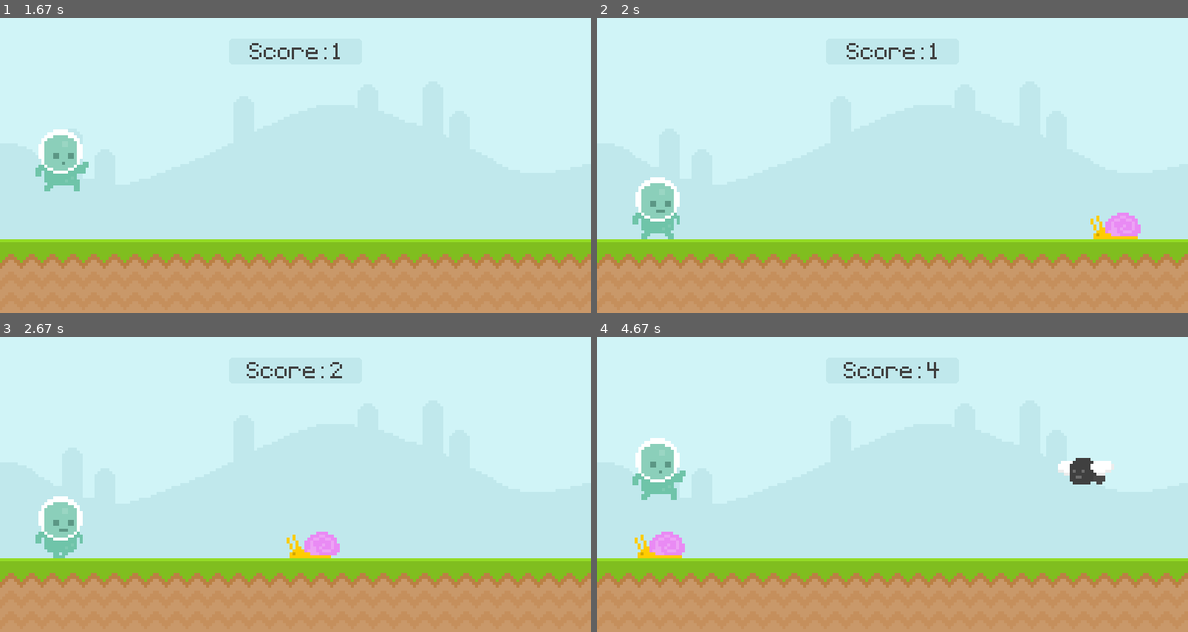
Above: before the commit, frames 1-4 (two rows, left to right).
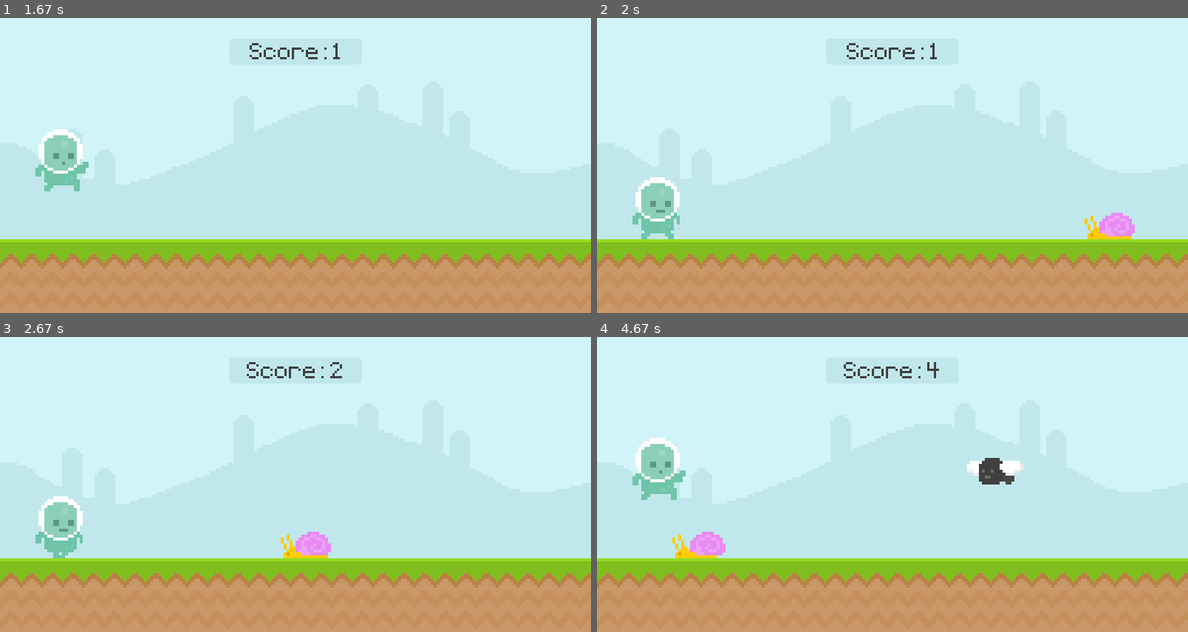
Above: after the commit, the same moments.

Repository: devloos/Python
Game: pygame game, started from projects/runner/index.py
Same seed, same stepped clock (60 frames per second), same inputs: the game is played once before the commit and once after it.
Inputs (mouse positions are in pixels of both pictures, inside the frame that each line leads up to):
- Up to frame 1 (1.67 s): tap Space at 0.33 s; click (59, 206) at 1.22 s
- Up to frame 2 (2 s): no input
- Up to frame 3 (2.67 s): tap Space at 2, 2.4 s
- Up to frame 4 (4.67 s): tap Space at 2.7, 3.23, 3.53, 4.3, 4.63 s

Frame 1 is identical in both runs. In frame 2, 0.4% of the frame differs, in the area x 82-92%, y 66-75%; in frame 3, 0.5%; in frame 4, 2.3%, in the area x 6-88%, y 41-75%.

Commit message:
introducing enemy sprite

Diff:
--- /dev/null
+++ b/projects/runner/enemy.py
@@ -0,0 +1,60 @@
+
+import pygame
+from random import randint
+from pygame.sprite import Sprite
+
+TYPE_SNAIL = 'snail'
+TYPE_FLY = 'fly'
+
+
+class Enemy(Sprite):
+    def __init__(self, type: str) -> None:
+        super().__init__()
+
+        self.frames: list[pygame.Surface] = []
+        self.frame_index = 0
+        self.type = type
+
+        y_pos = 0
+
+        if self.type == TYPE_SNAIL:
+            snail_frame_1 = pygame.image.load(
+                'graphics/snail/snail1.png').convert_alpha()
+            snail_frame_2 = pygame.image.load(
+                'graphics/snail/snail2.png').convert_alpha()
+
+            self.frames = [snail_frame_1, snail_frame_2]
+            y_pos = 300
+        elif self.type == TYPE_FLY:
+            fly_frame_1 = pygame.image.load(
+                'graphics/fly/fly1.png').convert_alpha()
+            fly_frame_2 = pygame.image.load(
+                'graphics/fly/fly2.png').convert_alpha()
+
+            self.frames = [fly_frame_1, fly_frame_2]
+            y_pos = 200
+        else:
+            raise Exception()
+
+        self.image = self.frames[self.frame_index]
+        self.rect = self.image.get_rect(bottomleft=(randint(800, 1000), y_pos))
+
+    def update_animation(self):
+        if self.type == TYPE_SNAIL:
+            self.frame_index += 0.06
+        elif self.type == TYPE_FLY:
+            self.frame_index += 0.2
+
+        self.image = self.frames[int(self.frame_index) % 2]
+
+    def move(self):
+        self.rect.x -= 7
+
+    def check_destroy(self):
+        if self.rect.right < 0:
+            self.kill()
+
+    def update(self):
+        self.update_animation()
+        self.move()
+        self.check_destroy()
--- a/projects/runner/index.py
+++ b/projects/runner/index.py
@@ -2,9 +2,9 @@
 from sys import exit
 from random import randint
 
-from pygame.sprite import Sprite, GroupSingle
+from pygame.sprite import Group, Sprite, GroupSingle
 from player import Player
-
+from enemy import Enemy, TYPE_FLY, TYPE_SNAIL
 
 # pygame setup
 pygame.init()
@@ -24,21 +24,13 @@
 player = GroupSingle()
 player.add(Player((80, 300)))
 
-snail_frame_index = 0
-fly_frame_index = 0
-
-# list of string and Rect (string being surface type e.g. snail)
-entities: list[list[str, pygame.Rect]] = []
+enemies = Group()
 
 obstacle_event = pygame.USEREVENT + 1
 pygame.time.set_timer(obstacle_event, 1300)
 
 sky_surf = pygame.image.load('graphics/sky.png').convert()
 ground_surf = pygame.image.load('graphics/ground.png').convert()
-snail_frame_1 = pygame.image.load('graphics/snail/snail1.png').convert_alpha()
-snail_frame_2 = pygame.image.load('graphics/snail/snail2.png').convert_alpha()
-fly_frame_1 = pygame.image.load('graphics/fly/fly1.png').convert_alpha()
-fly_frame_2 = pygame.image.load('graphics/fly/fly2.png').convert_alpha()
 title_surf = font.render('PIXEL RUNNER', False, (64, 64, 64))
 instructions_surf = font.render('Press space to play!', False, (64, 64, 64))
 
@@ -52,8 +44,10 @@
     center=(SCREEN_WIDTH / 2, SCREEN_HEIGHT / 2)
 )
 
-snail_frame = [snail_frame_1, snail_frame_2]
-fly_frame = [fly_frame_1, fly_frame_2]
+
+def display_background():
+    screen.blit(sky_surf, (0, 0))
+    screen.blit(ground_surf, (0, 300))
 
 
 def display_score():
@@ -78,36 +72,7 @@
         screen.blit(score_surf, score_rect)
 
 
-def display_entities(entities: list[tuple[str, pygame.Rect]]):
-    global snail_frame_index, fly_frame_index
-
-    if not entities:
-        return
-
-    for (type, rect) in entities:
-        if type == 'snail':
-            snail_frame_index += 0.06
-            screen.blit(snail_frame[int(snail_frame_index) % 2], rect)
-        elif type == 'fly':
-            fly_frame_index += 0.2
-            screen.blit(fly_frame[int(fly_frame_index) % 2], rect)
-
-
-def move_entities(entities: list[tuple[str, pygame.Rect]]) -> list[tuple[str, pygame.Rect]]:
-    if not entities:
-        return []
-
-    newEntities = []
-    for (type, rect) in entities:
-        rect.x -= 7
-
-        if rect.right > 0:
-            newEntities.append((type, rect))
-
-    return newEntities
-
-
-def entity_collision(entities: list[tuple[str, pygame.Rect]], player_rect: pygame.Rect) -> bool:
+def collision(entities: list[tuple[str, pygame.Rect]], player_rect: pygame.Rect) -> bool:
     if not entities:
         return False
 
@@ -118,11 +83,6 @@
     return False
 
 
-def display_background():
-    screen.blit(sky_surf, (0, 0))
-    screen.blit(ground_surf, (0, 300))
-
-
 while True:
     for event in pygame.event.get():
         if event.type == pygame.QUIT:
@@ -131,28 +91,15 @@
 
         if game_active:
             if event.type == obstacle_event:
-                type = 'snail' if bool(randint(0, 2)) else 'fly'
-                entity_rect = None
-
-                if type == 'snail':
-                    entity_rect = snail_frame_1.get_rect(
-                        bottomleft=(randint(800, 1000), 300)
-                    )
-                else:
-                    entity_rect = fly_frame_1.get_rect(
-                        bottomleft=(randint(800, 1000), 200)
-                    )
-
-                entities.append((type, entity_rect))
+                type = TYPE_SNAIL if bool(randint(0, 2)) else TYPE_FLY
+                enemies.add(Enemy(type))
         else:
             if event.type == pygame.KEYDOWN:
                 if event.key == pygame.K_SPACE:
-                    entities = []
                     start_time = int(pygame.time.get_ticks() / 1000)
                     game_active = True
 
     if game_active:
-        entities = move_entities(entities)
 
         # if entity_collision(entities, player_rect):
         #     game_active = False
@@ -161,7 +108,9 @@
 
         display_background()
         display_score()
-        display_entities(entities)
+
+        enemies.draw(screen)
+        enemies.update()
 
         player.draw(screen)
         player.update()
--- a/projects/runner/player.py
+++ b/projects/runner/player.py
@@ -1,7 +1,4 @@
 import pygame
-from sys import exit
-from random import randint
-
 from pygame.sprite import Sprite
 
 
